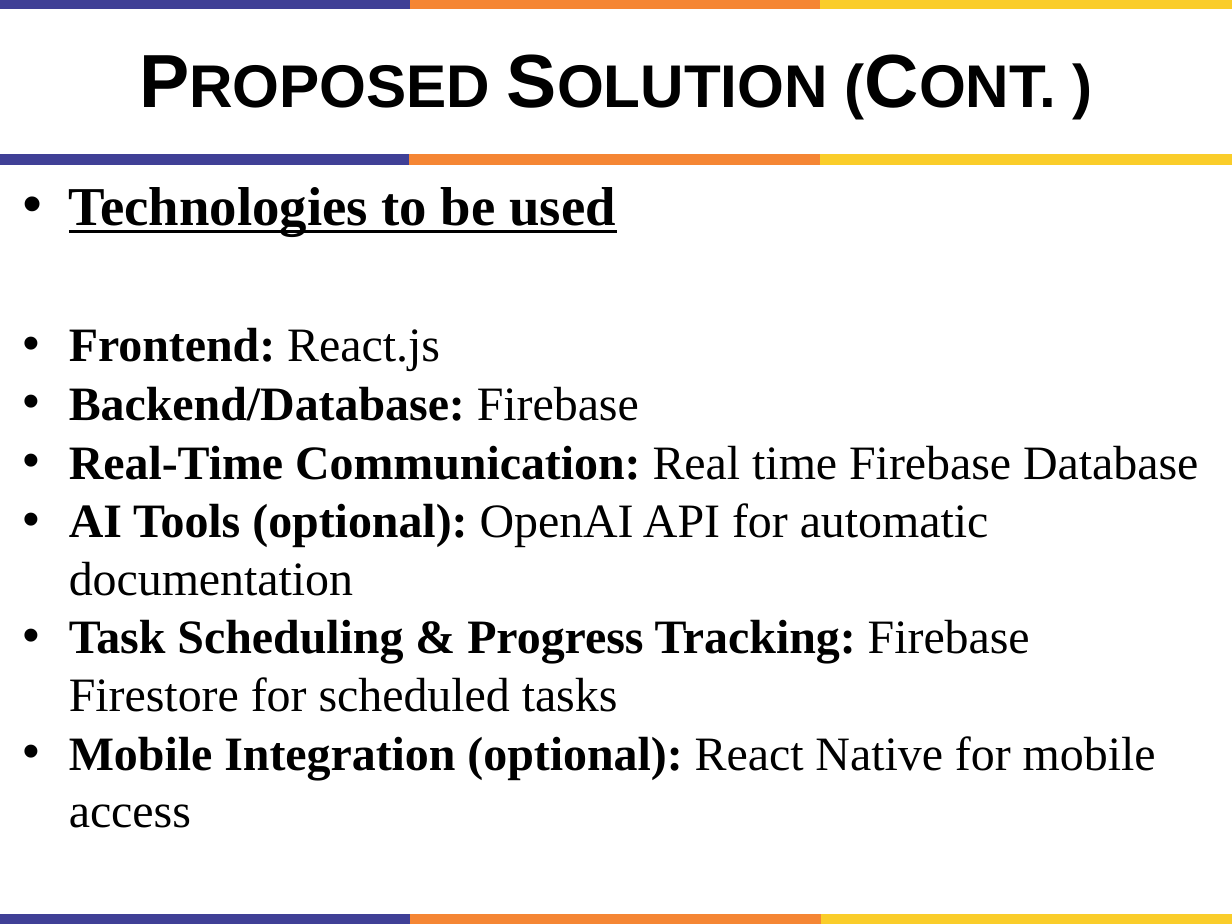
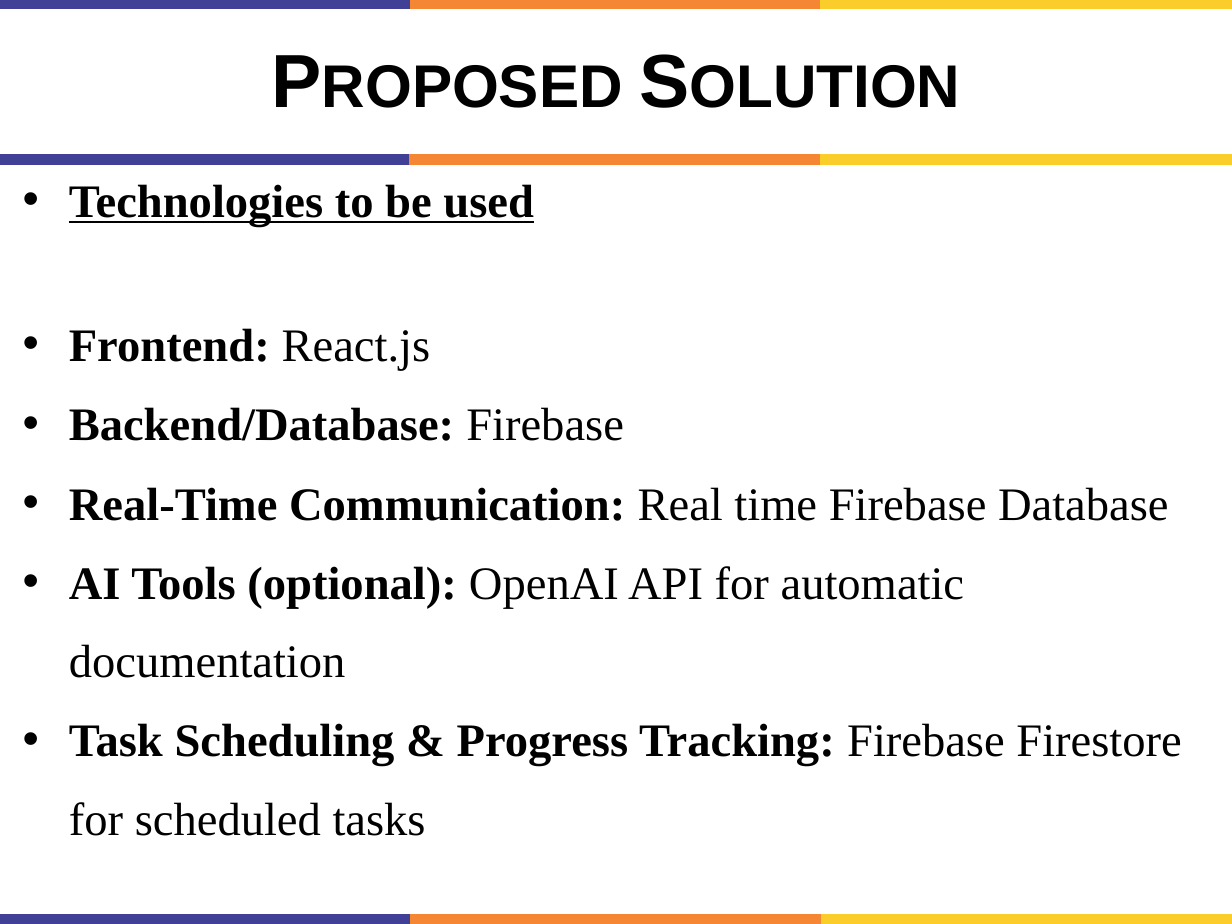
Before and after one commit to engineershoaibakhter/University-Courses, a slide deck: slide 11 of My 7th Semester/FYP/FYP PPT.pptx. Drawn at 1232x924 pixels with LibreOffice and Linux fonts; fonts in the diff are those of the drawing. Boxes give left, top, right and bottom in pixels: in the first picture for what was removed or moved away, otherwise in the second. Text is boxed around its words. In the diff, an @@ line names an element or a change of style, - is before the commit and + after.

```diff
--- a/My 7th Semester/FYP/FYP PPT.pptx
+++ b/My 7th Semester/FYP/FYP PPT.pptx
@@ title at [0, 0, 1232, 154]: text changed @@
-Proposed Solution (Cont. )
+Proposed Solution
@@ text "Technologies to be used" at [69, 184, 1181, 836]: size 32 to 27.2 pt in "Technologies to be used"; size 28 to 27.2 pt; line spacing 1 to 1.4 @@
@@ text at [69, 736, 1156, 828]: paragraph removed @@
-• Mobile Integration (optional): React Native for mobile access
```
Also in this commit, not shown: 9 other slides changed, 1 other file.
